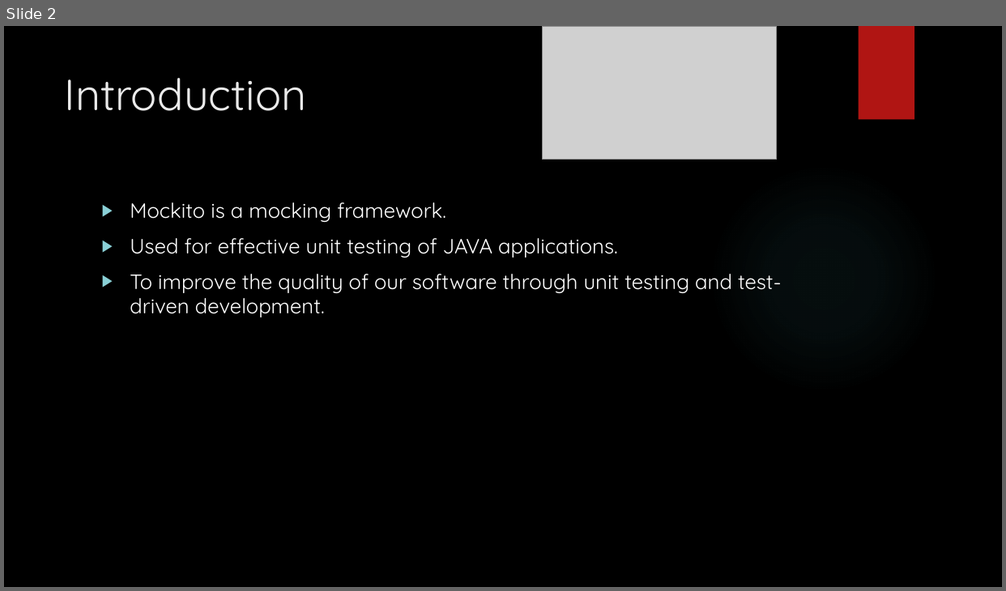
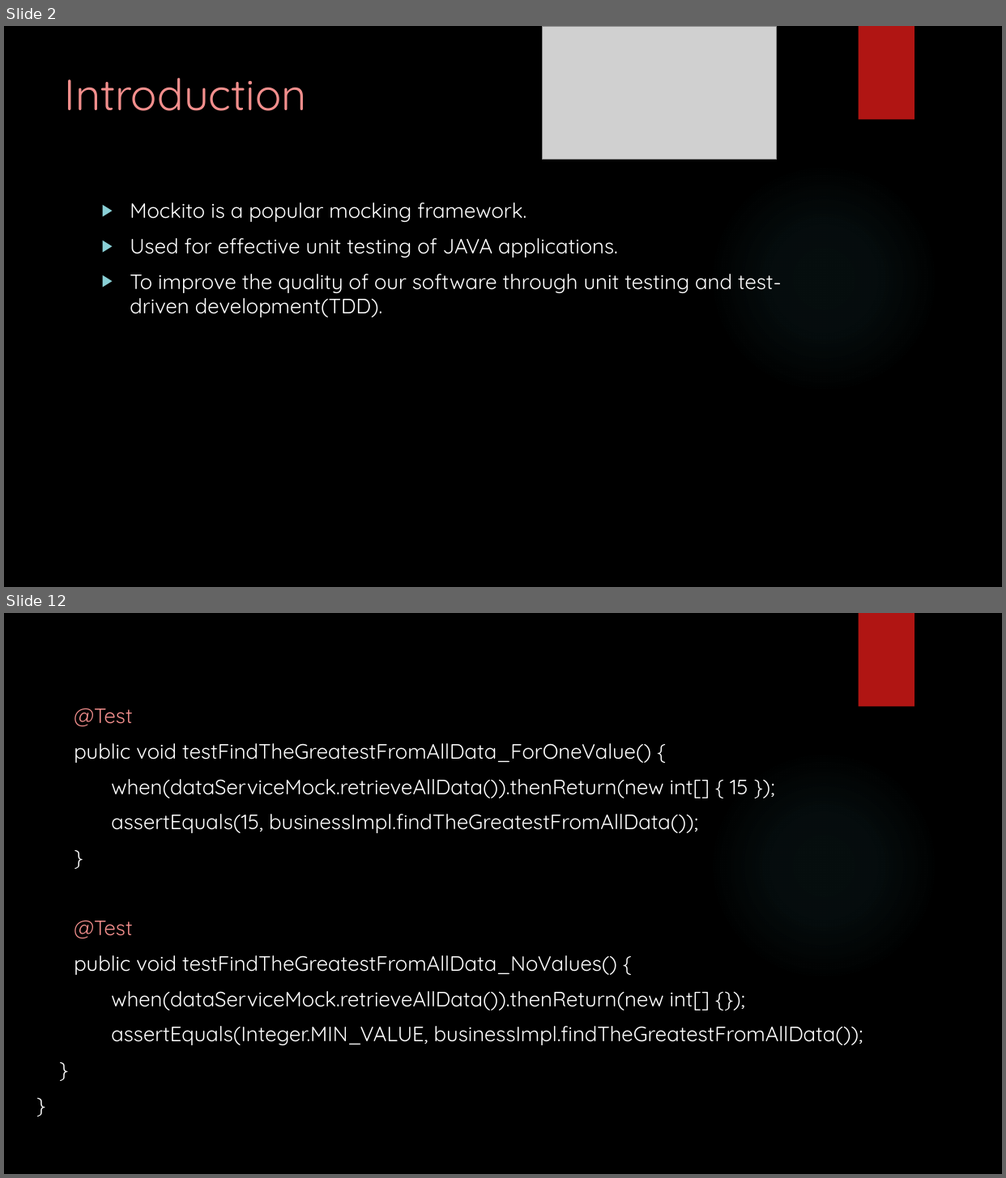
Before and after one commit to rasjaisw/training, a slide deck: assignments/Rashmi_jaiswal.pptx. Shown one above the other, each under a label of ours: slide 2 before the commit, slides 2 and 12 after it; the slides between them are not shown. The pictures are 1006x591 and 1006x1178 pixels, drawn with LibreOffice and Linux fonts; fonts in the diff are those of the drawing; grey boxes stand for pictures; background and template pictures are left out. Boxes give left, top, right and bottom in pixels: in the first picture for what was removed or moved away, otherwise in the second. Text is boxed around its words. In the diff, an @@ line names an element or a change of style, - is before the commit and + after.

Commit message:
rashmi mockito ppt

```diff
--- a/assignments/Rashmi_jaiswal.pptx
+++ b/assignments/Rashmi_jaiswal.pptx
@@ slide 12 added at (4, 613, 1002, 1174), background picture (left out); not listed: 2 template elements that a slide beside it also shows @@
@@ text added at (74, 708, 863, 1046), 20 pt, text #FFFFFF @@
+@Test
+public void testFindTheGreatestFromAllData_ForOneValue() {
+when(dataServiceMock.retrieveAllData()).thenReturn(new int[] { 15 });
+assertEquals(15, businessImpl.findTheGreatestFromAllData());
+}
+@Test
+public void testFindTheGreatestFromAllData_NoValues() {
+when(dataServiceMock.retrieveAllData()).thenReturn(new int[] {});
+assertEquals(Integer.MIN_VALUE, businessImpl.findTheGreatestFromAllData());
+}
+}
@@ slide 2 changed as well @@
@@ title "Introduction" at (65, 78, 307, 111): text colour #EBEBEB to #F38F8D @@
@@ text at (130, 203, 526, 222): text changed @@
-▶ Mockito is a mocking framework.
+▶ Mockito is a popular mocking framework.
@@ text at (130, 274, 782, 318): text changed @@
-▶ To improve the quality of our software through unit testing and test-driven development.
+▶ To improve the quality of our software through unit testing and test-driven development(TDD).
```
Also in this commit, not shown: 5 other slides changed, 8 other slides added, 9 slides removed.
